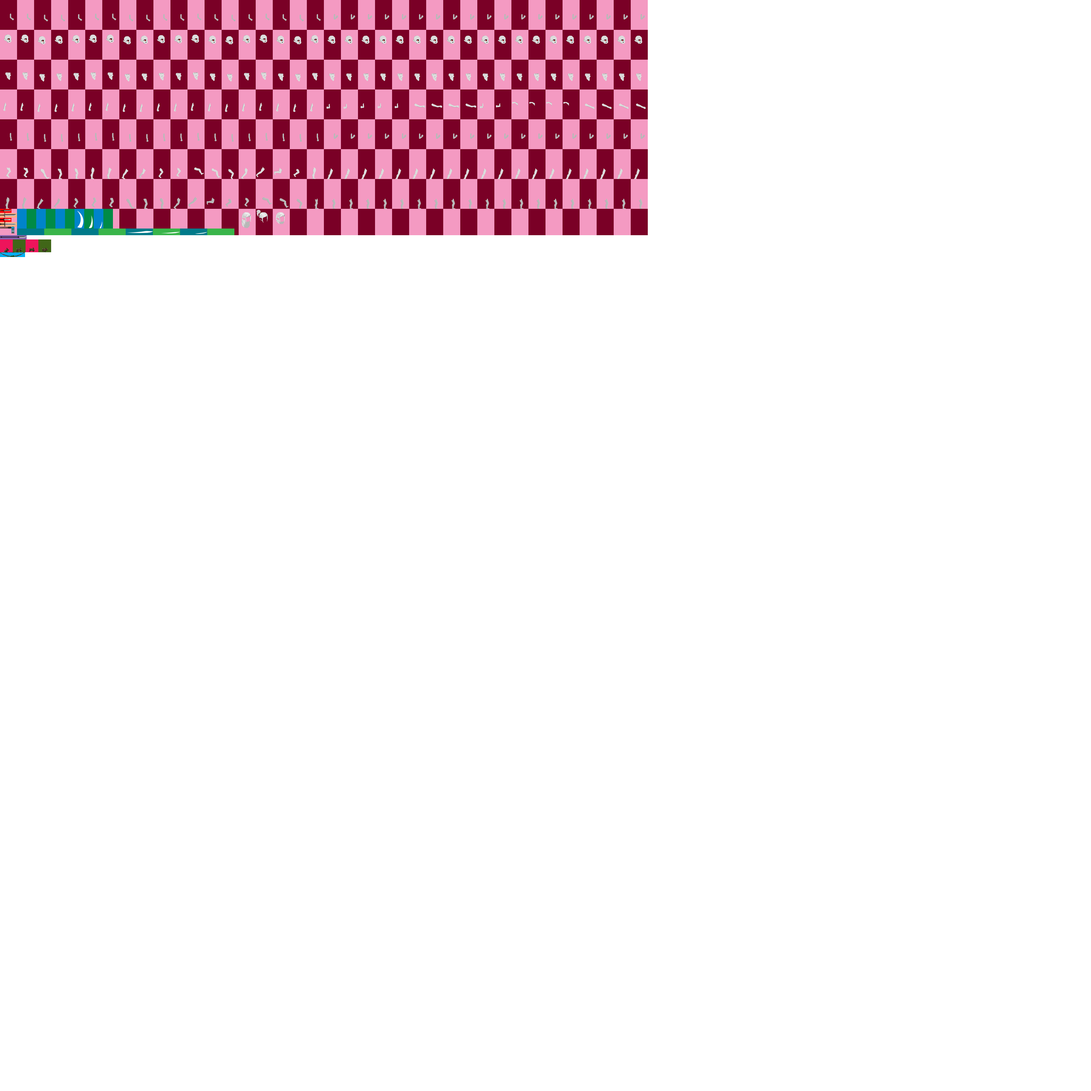
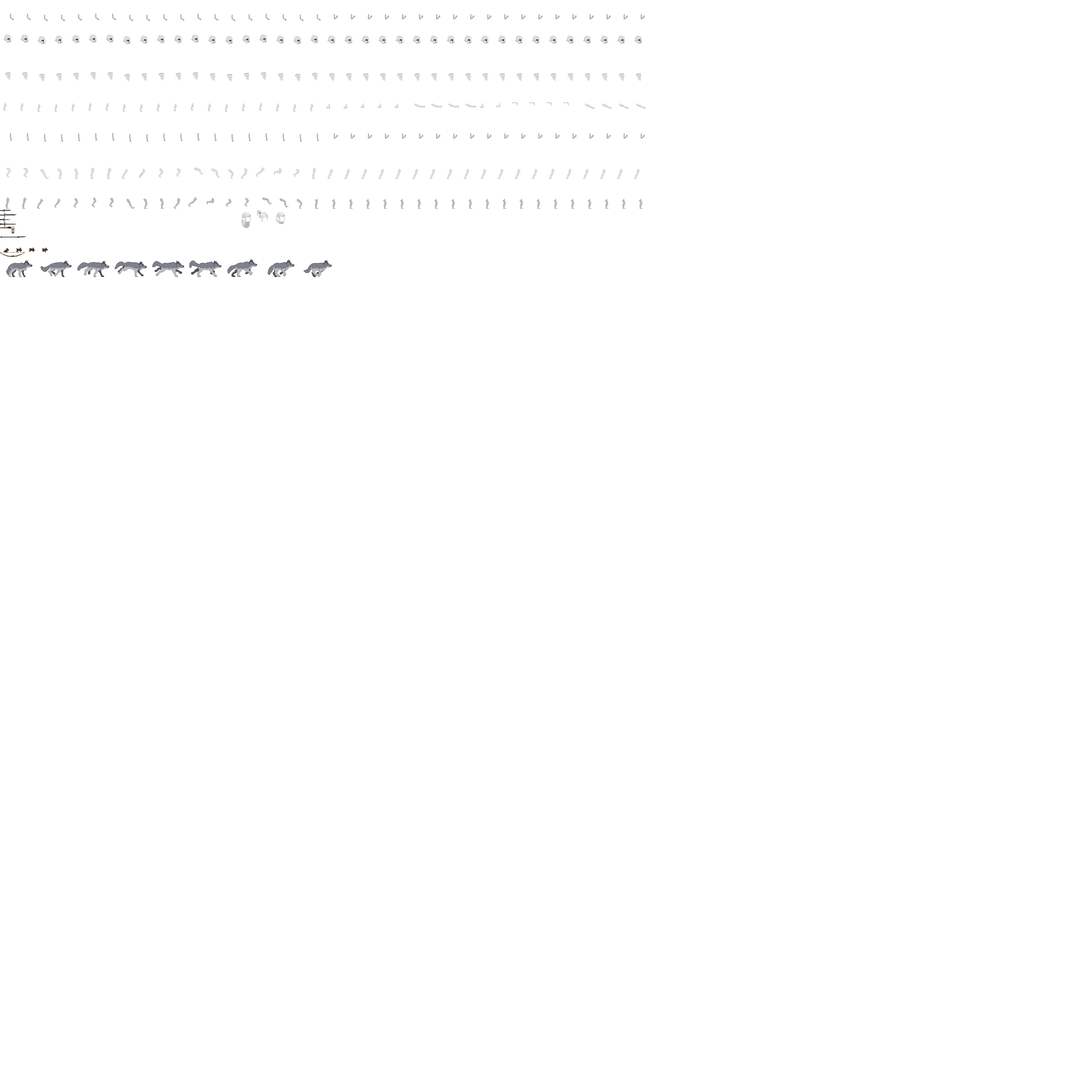
Layers edited between the first and the second 1091x1091 image:
added group "Wolf" with 1 layers above "Rabbit" over [6, 259, 332, 278]
added layer "wolfrun3" in group "Wolf" over [6, 259, 332, 278]
hid "New Grid", painted on it over [0, 0, 649, 278]
